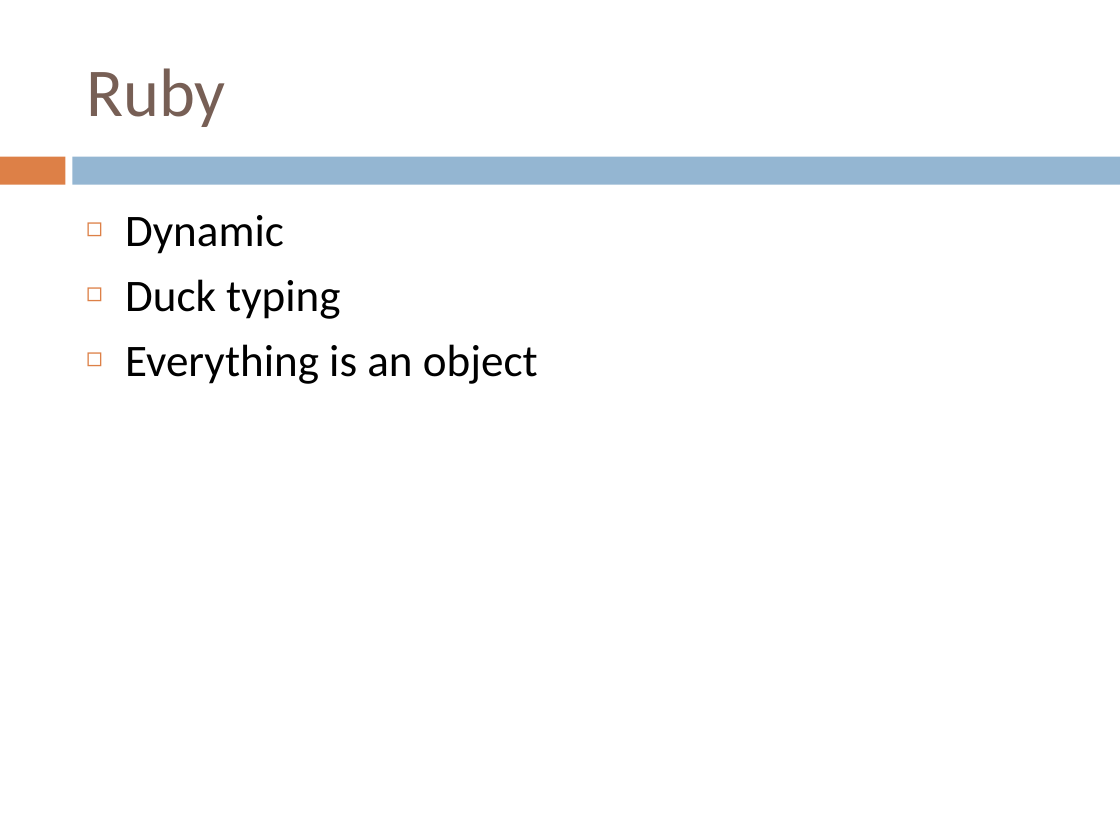
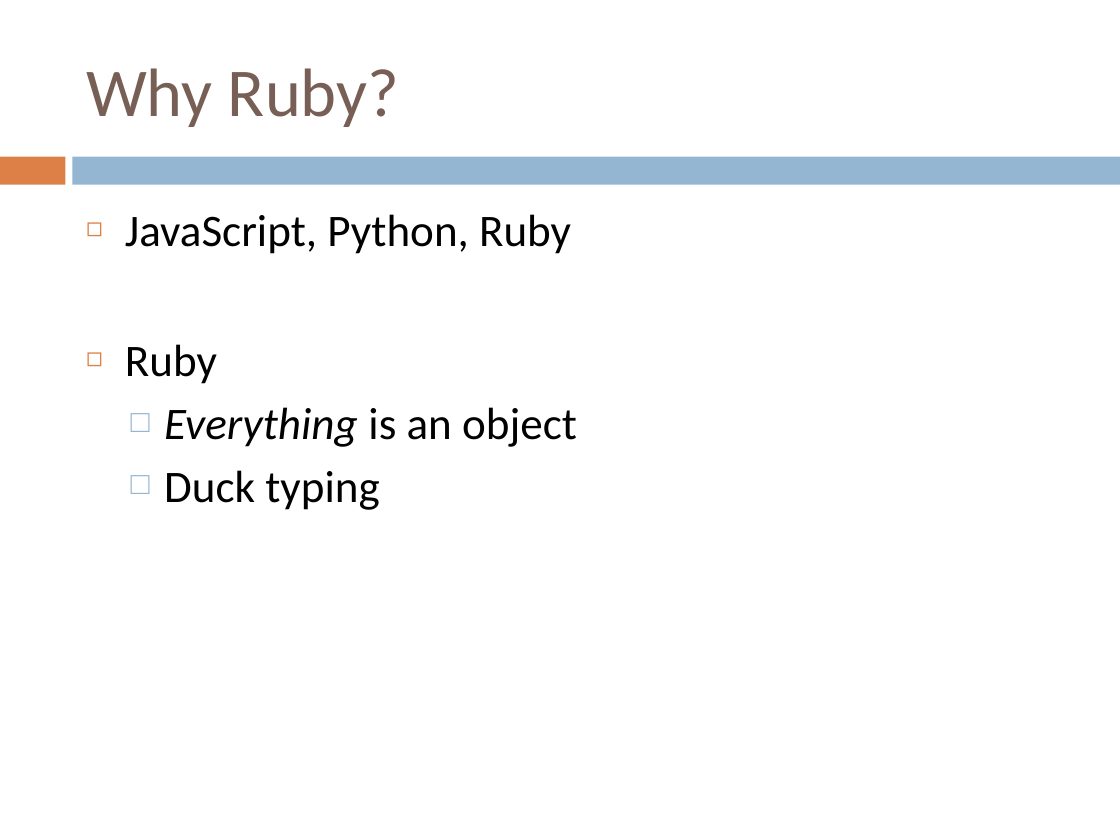
Before and after one commit to IgnoredAmbience/splats, a slide deck: slide 6 of docs/SpLATS.ppt (slide 8 before the commit). Drawn at 1120x840 pixels with LibreOffice and Linux fonts; fonts in the diff are those of the drawing. Boxes give left, top, right and bottom in pixels: in the first picture for what was removed or moved away, otherwise in the second. Text is boxed around its words. In the diff, an @@ line names an element or a change of style, - is before the commit and + after.

```diff
--- a/docs/SpLATS.ppt
+++ b/docs/SpLATS.ppt
@@ text at <box>86,68,399,127</box>: text changed @@
-Ruby
+Why Ruby?
@@ text at <box>125,214,577,447</box>: text changed @@
-◻ Dynamic
+◻ JavaScript, Python, Ruby
+◻ Ruby
+  □ Everything is an object
@@ text at <box>125,344,538,384</box>: paragraph removed @@
-◻ Everything is an object
@@ text at <box>164,470,379,510</box>: bullet ◻ to □; list level 1 to 2 in "Duck typing"; bullet colour #DD8047 to #94B6D2 @@
```
Also in this commit, not shown: 6 other slides changed, 2 slides added, 2 slides removed.
